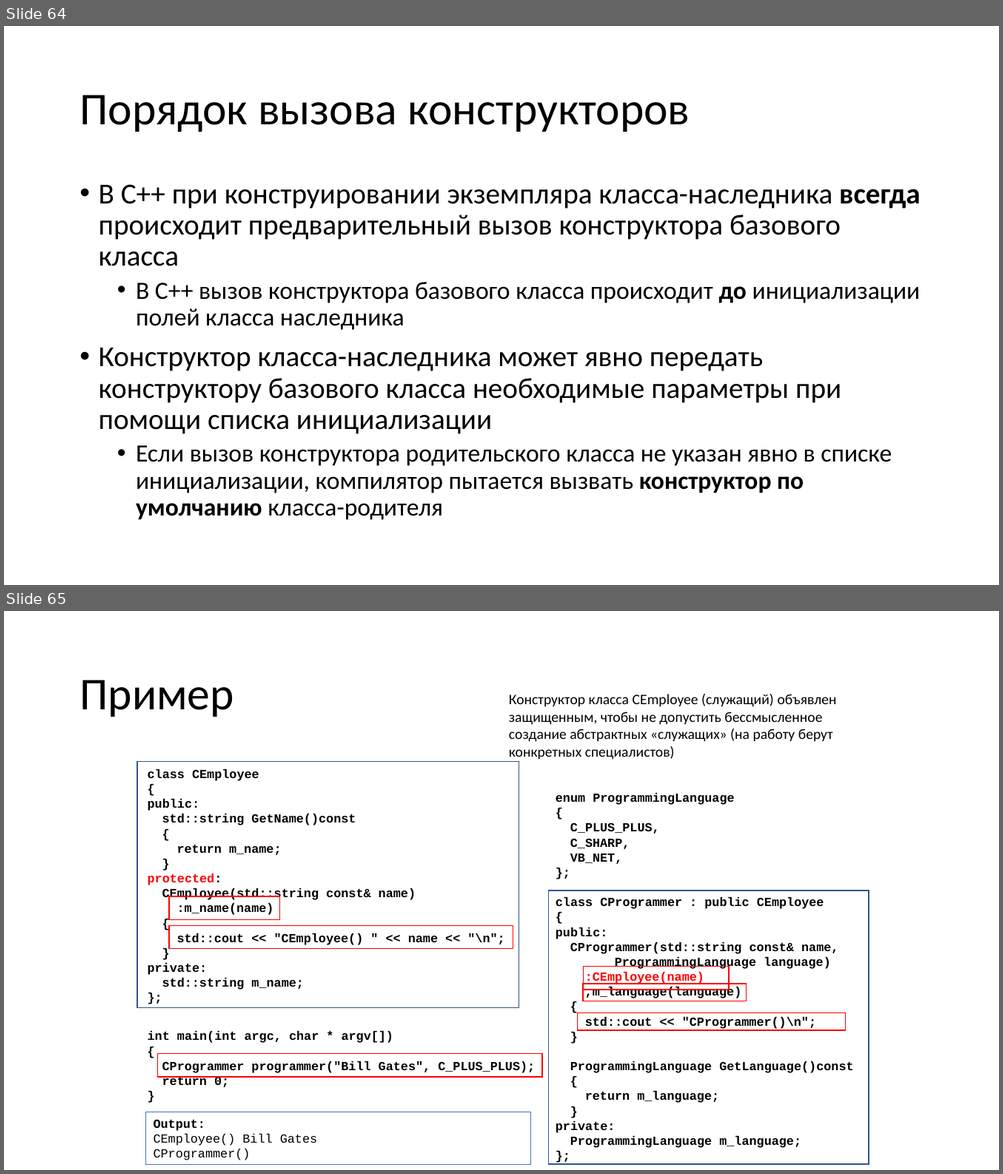
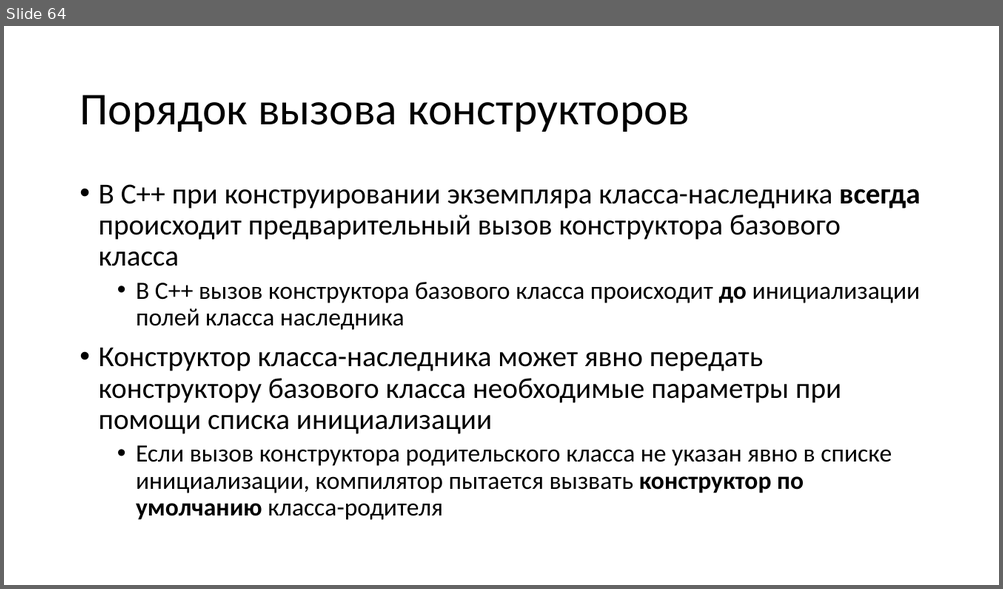
Before and after one commit to alexey-malov/oop, a slide deck: lectures/03/Наследование и полиморфизм.pptx. Shown one above the other, each under a label of ours: slides 64 and 65 before the commit, slide 64 after it. The pictures are 1003x1174 and 1003x589 pixels, drawn with LibreOffice and Linux fonts; fonts in the diff are those of the drawing. Boxes give left, top, right and bottom in pixels: in the first picture for what was removed or moved away, otherwise in the second. Text is boxed around its words. In the diff, an @@ line names an element or a change of style, - is before the commit and + after.

```diff
--- a/lectures/03/Наследование и полиморфизм.pptx
+++ b/lectures/03/Наследование и полиморфизм.pptx
@@ slide 65 removed at bbox=[4, 611, 999, 1170], background #FFFFFF @@
@@ title removed at bbox=[79, 680, 233, 717] @@
-Пример
@@ text removed at bbox=[509, 694, 836, 760] @@
-Конструктор класса CEmployee (служащий) объявлен защищенным, чтобы не допустить бессмысленное создание абстрактных «служащих» (на работу берут конкретных специалистов)
@@ rectangle removed at bbox=[136, 762, 519, 1008] @@
@@ text removed at bbox=[148, 769, 504, 990] @@
-class CEmployee
-{
-public:
-std::string GetName()const
-{
-return m_name;
-}
-protected:
-CEmployee(std::string const& name)
-:m_name(name)
-{
-std::cout << "CEmployee() " << name << "\n";
-}
-private:
-std::string m_name;
-};
@@ text removed at bbox=[555, 793, 853, 1148] @@
-enum ProgrammingLanguage
-{
-C_PLUS_PLUS,
-C_SHARP,
-VB_NET,
-};
-class CProgrammer : public CEmployee
-{
-public:
-CProgrammer(std::string const& name,
-ProgrammingLanguage language)
-:CEmployee(name)
-,m_language(language)
-{
-std::cout << "CProgrammer()\n";
-}
-ProgrammingLanguage GetLanguage()const
-{
-return m_language;
-}
-private:
-ProgrammingLanguage m_language;
-};
@@ rectangle removed at bbox=[169, 897, 279, 920] @@
@@ rectangle removed at bbox=[549, 891, 869, 1165] @@
@@ rectangle removed at bbox=[169, 925, 513, 949] @@
@@ rectangle removed at bbox=[583, 967, 728, 990] @@
@@ rectangle removed at bbox=[583, 984, 746, 1001] @@
@@ text removed at bbox=[148, 1031, 535, 1088] @@
-int main(int argc, char * argv[])
-{
-CProgrammer programmer("Bill Gates", C_PLUS_PLUS);
-return 0;
-}
@@ rectangle removed at bbox=[577, 1013, 845, 1031] @@
@@ rectangle removed at bbox=[158, 1054, 543, 1077] @@
@@ rectangle removed at bbox=[146, 1113, 531, 1165] @@
-Output:
-CEmployee() Bill Gates
-CProgrammer()
```
Also in this commit, not shown: 9 slides changed, 9 slides added, 7 other slides removed, 11 other files.
